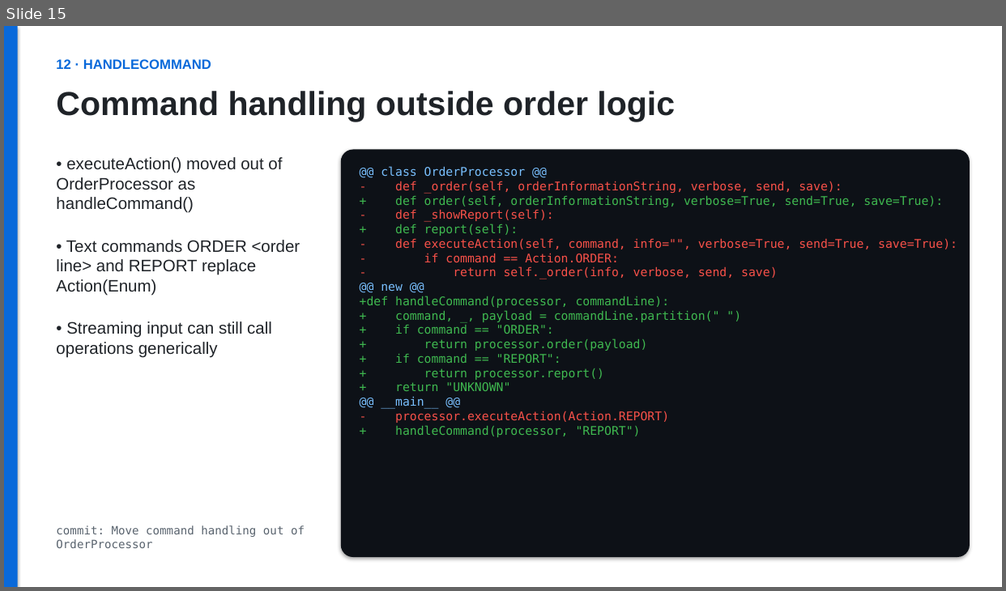
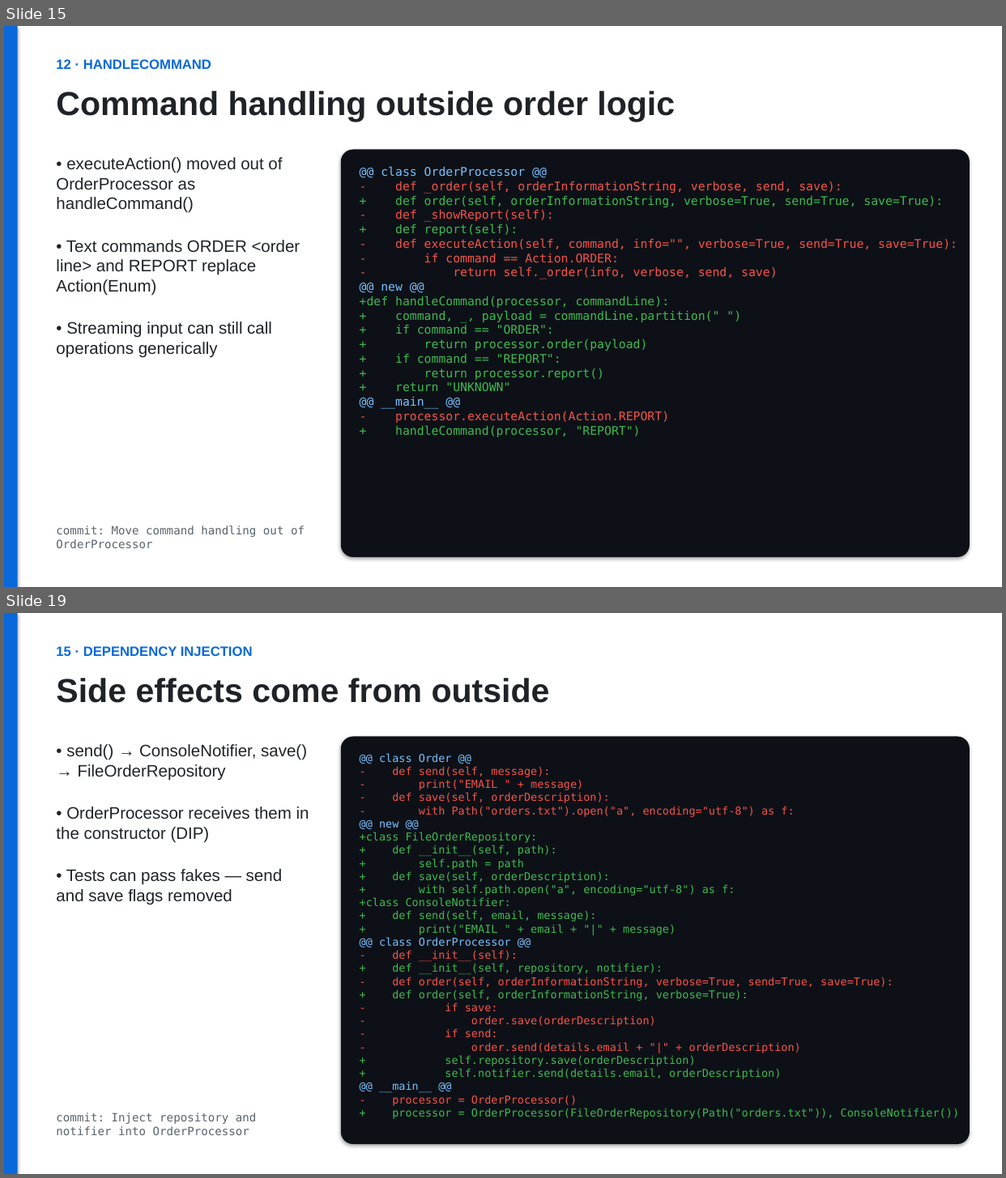
Before and after one commit to zielonyogor/clean-code-exercise, a slide deck: refactoring.pptx. Shown one above the other, each under a label of ours: slide 15 before the commit, slides 15 and 19 after it; the slides between them are not shown. The pictures are 1006x591 and 1006x1178 pixels, drawn with LibreOffice and Linux fonts; fonts in the diff are those of the drawing. Boxes give left, top, right and bottom in pixels: in the first picture for what was removed or moved away, otherwise in the second. Text is boxed around its words. In the diff, an @@ line names an element or a change of style, - is before the commit and + after.

Commit message:
Add second round of changes to the presentation

```diff
--- a/refactoring.pptx
+++ b/refactoring.pptx
@@ slide 19 added at (4, 613, 1002, 1174), background #FFFFFF @@
@@ rectangle added at (4, 613, 18, 1174), fill #0969DA @@
@@ text added at (56, 646, 253, 656), 13 pt, text #0969DA, bold @@
+15 · DEPENDENCY INJECTION
@@ text added at (56, 678, 550, 703), 32 pt, text #1F2328, bold @@
+Side effects come from outside
@@ text added at (56, 744, 309, 905), 16 pt, text #1F2328 @@
+• send() → ConsoleNotifier, save() → FileOrderRepository
+• OrderProcessor receives them in the constructor (DIP)
+• Tests can pass fakes — send and save flags removed
@@ rounded rectangle added at (341, 736, 970, 1144), fill #0D1117, 10.5 pt, text #3FB950 @@
+@@ class Order @@
+- def send(self, message):
+- print("EMAIL " + message)
+- def save(self, orderDescription):
+- with Path("orders.txt").open("a", encoding="utf-8") as f:
+@@ new @@
++class FileOrderRepository:
++ def __init__(self, path):
++ self.path = path
++ def save(self, orderDescription):
++ with self.path.open("a", encoding="utf-8") as f:
++class ConsoleNotifier:
++ def send(self, email, message):
++ print("EMAIL " + email + "|" + message)
+@@ class OrderProcessor @@
+- def __init__(self):
++ def __init__(self, repository, notifier):
+- def order(self, orderInformationString, verbose=True, send=True, save=True):
++ def order(self, orderInformationString, verbose=True):
+- if save:
+- order.save(orderDescription)
+- if send:
+- order.send(details.email + "|" + orderDescription)
++ self.repository.save(orderDescription)
++ self.notifier.send(details.email, orderDescription)
+@@ __main__ @@
+- processor = OrderProcessor()
++ processor = OrderProcessor(FileOrderRepository(Path("orders.txt")), ConsoleNotifier())
@@ text added at (56, 1113, 257, 1135), 11 pt, text #59636E @@
+commit: Inject repository and notifier into OrderProcessor
```
Also in this commit, not shown: 1 slide changed, 9 other slides added.
